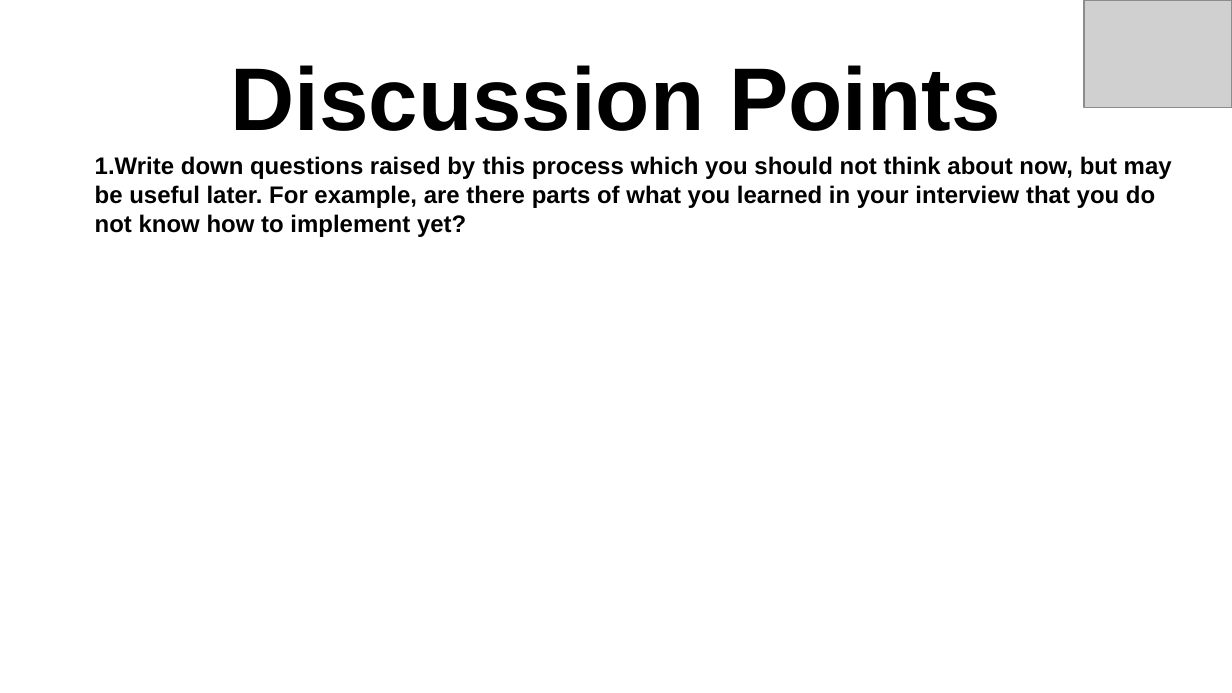
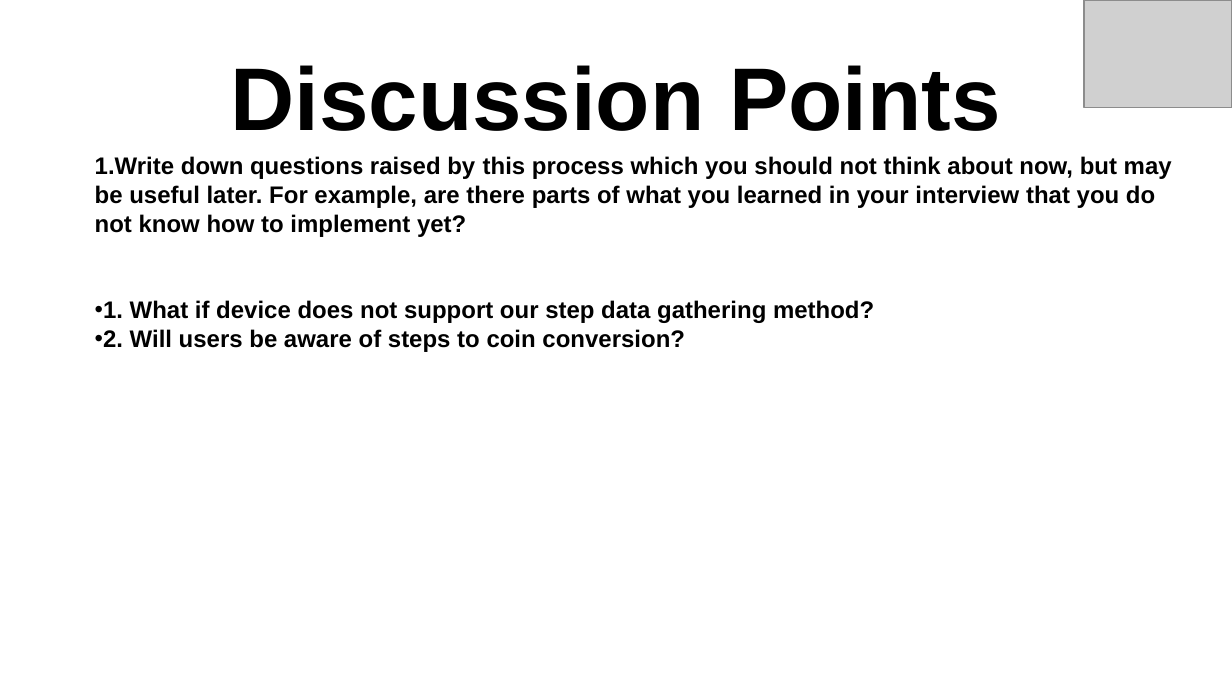
Before and after one commit to davislenover/BurnNEarn, a slide deck: slide 25 of docs/CDs/DesignThinking/DesignThinkingWorksheet.pptx (slide 20 before the commit). Drawn at 1232x693 pixels with LibreOffice and Linux fonts; fonts in the diff are those of the drawing; grey boxes stand for pictures. Boxes give left, top, right and bottom in pixels: in the first picture for what was removed or moved away, otherwise in the second. Text is boxed around its words. In the diff, an @@ line names an element or a change of style, - is before the commit and + after.

```diff
--- a/docs/CDs/DesignThinking/DesignThinkingWorksheet.pptx
+++ b/docs/CDs/DesignThinking/DesignThinkingWorksheet.pptx
@@ text at bbox=[103, 300, 874, 352]: paragraphs added @@
+• 1. What if device does not support our step data gathering method?
+• 2. Will users be aware of steps to coin conversion?
```
Also in this commit, not shown: 60 other slides changed, 13 slides added, 9 slides removed, 1 other file.
